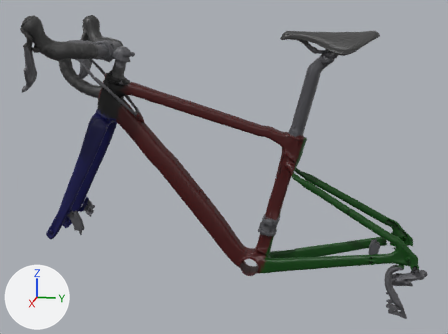
One commit to the glTF model apps/client/public/models/bikes/roubaix/roubaix44_lod0.glb: the scene before it, then after it.
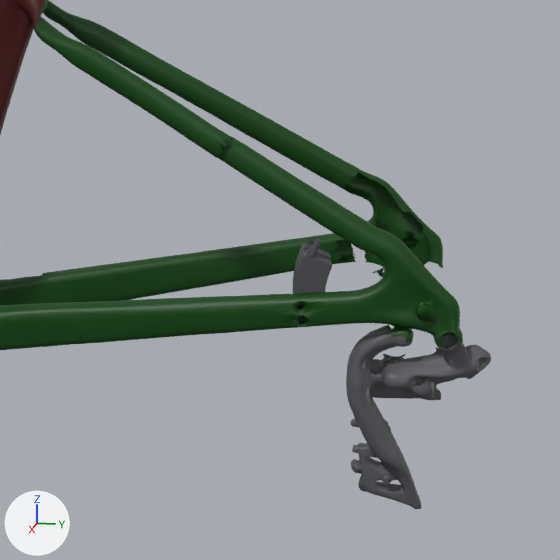
Each version appears first whole from a 50 mm camera at (1.617, 0.244, 0.94) aimed at (0.004, -0.079, 0.537), and next in a close-up on the part from 63% to 100% of the width and 50% to 100% of the height. Arrows for +X, +Y and +Z are at lower left; the lights stay in place. The older version's two pictures come first. Vertices at exactly the same position are counted once.

In view in the first close-up: 'etrier_arriere', 'frame'.
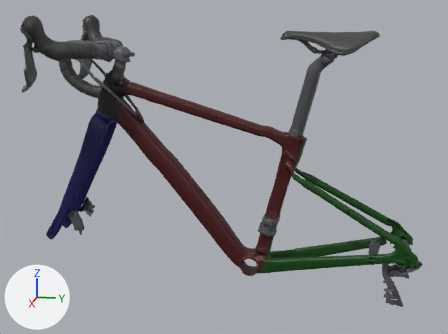
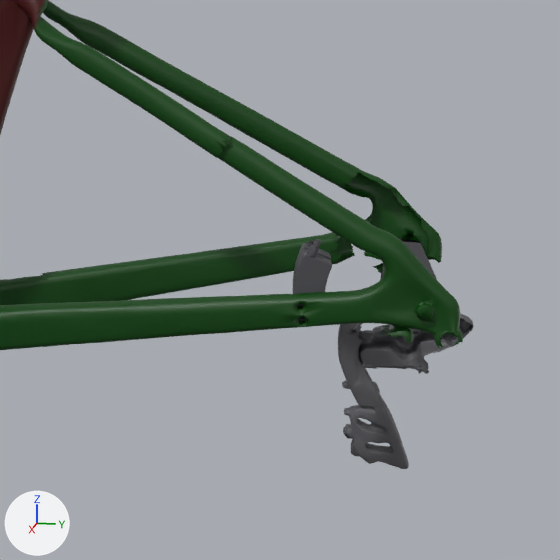
Patch to the scene script:
```diff
--- a/apps/client/public/models/bikes/roubaix/roubaix44_lod0.glb.py
+++ b/apps/client/public/models/bikes/roubaix/roubaix44_lod0.glb.py
@@ me_frame @@
 # used by ob_frame; location = (0.0, 0.0, 0.0)
-me_frame.from_pydata(...)  # 31342 vertices, 59993 faces; spans x -0.079..0.081, y -0.544..0.465, z 0.163..0.864
+me_frame.from_pydata(...)  # 31420 vertices, 60017 faces; spans x -0.081..0.08, y -0.544..0.465, z 0.144..0.864
+# me_frame part 1: a new loose piece of 3142 vertices spanning x -0.081..-0.044, y 0.359..0.465, z 0.144..0.294, in mat_components (dark grey #59595d)
+# me_frame part 2: a new loose piece of 14 vertices spanning x -0.081..-0.075, y 0.391..0.441, z 0.29..0.335, in mat_components (dark grey #59595d)
+# me_frame part 3: 3 vertices moved within x -0.079..-0.071, y 0.357..0.407, z 0.318..0.339; 4109 vertices removed from x -0.079..0.081, y 0.353..0.465, z 0.163..0.386; 1031 vertices added at x -0.081..-0.059, y 0.353..0.439, z 0.301..0.386
 me_frame.materials.append(mat_frame)
```

Location of each change, (x1, y1, x2, y2) in pixels of the close-ups (560 x 560 px):
'frame', reshaped
    before: (0, 0, 491, 509)
    after: (0, 0, 474, 469)
part 1 of me_frame, added
    after: (338, 314, 474, 469)
part 2 of me_frame, added
    after: (380, 239, 437, 280)
part 3 of me_frame, cut back
    before: (313, 182, 491, 509)
    after: (313, 182, 442, 273)
